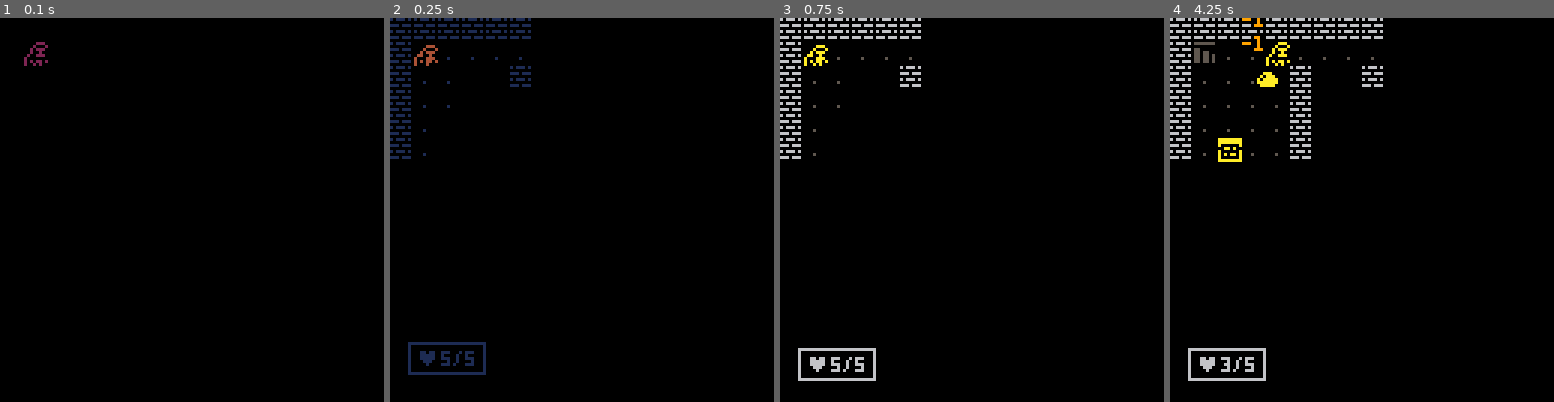
Above: before the commit, frames 1-4 (left to right).
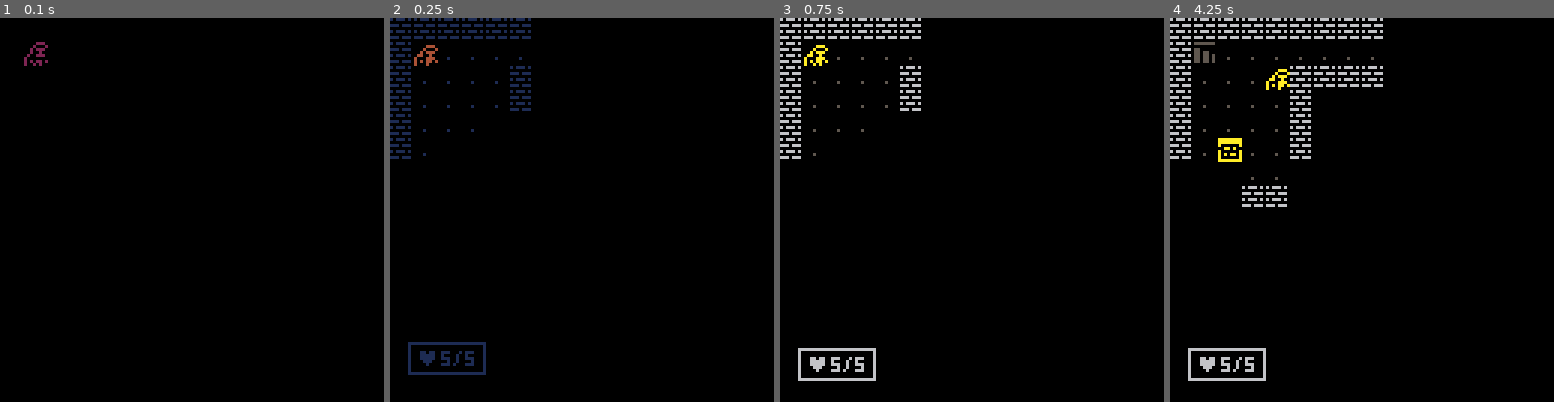
Above: after the commit, the same moments.

Repository: salty-max/pico-8
Game: PICO-8 cartridge carts/rouge/rouge.p8
Two runs of this game, one before a commit and one after it. Both use one fixed random seed, a clock stepped at 60 frames per second and the inputs below.
Inputs:
- Up to frame 1 (0.1 s): no input
- Up to frame 2 (0.25 s): no input
- Up to frame 3 (0.75 s): tap X (X key) at 0.33 s; tap O (Z key) at 0.7 s
- Up to frame 4 (4.25 s): tap X (X key) at 1.07, 1.85, 2.97, 4.08 s; hold Right 1.6-2.1 s; tap O (Z key) every 0.4 s from 1.7 to 4.1 s; hold Up 2.15-2.42 s; hold Right 2.47-3.03 s; hold Left 3.08-3.58 s; hold Down 3.63-3.97 s; hold Right from 4.02 s (still down)

Frame 1 is identical in both runs. In frame 2, 0.2% of the frame differs, in the area x 14-37%, y 16-30%; in frame 3, 0.2%; in frame 4, 1.1%, in the area x 13-50%, y 0-91%.

Commit message:
rouge: fixes los

Diff:
--- a/carts/rouge/rouge.p8
+++ b/carts/rouge/rouge.p8
@@ -146,12 +146,12 @@
 __map__
 0202020202020202020202020202020200000000000000000000000000000000000000000000000000000000000000000000000000000000000000000000000000000000000000000000000000000000000000000000000000000000000000000000000000000000000000000000000000000000000000000000000000000000
 020f0101010101010101020101010e0200000000000000000000000000000000000000000000000000000000000000000000000000000000000000000000000000000000000000000000000000000000000000000000000000000000000000000000000000000000000000000000000000000000000000000000000000000000
-02010101010201010201020d0202020200000000000000000000000000000000000000000000000000000000000000000000000000000000000000000000000000000000000000000000000000000000000000000000000000000000000000000000000000000000000000000000000000000000000000000000000000000000
-020101c0010201c0010102010101010200000000000000000000000000000000000000000000000000000000000000000000000000000000000000000000000000000000000000000000000000000000000000000000000000000000000000000000000000000000000000000000000000000000000000000000000000000000
-02010101010201010101020202020d0200000000000000000000000000000000000000000000000000000000000000000000000000000000000000000000000000000000000000000000000000000000000000000000000000000000000000000000000000000000000000000000000000000000000000000000000000000000
-0201060101020202020202020101010200000000000000000000000000000000000000000000000000000000000000000000000000000000000000000000000000000000000000000000000000000000000000000000000000000000000000000000000000000000000000000000000000000000000000000000000000000000
-020101010101010801c001020101010200000000000000000000000000000000000000000000000000000000000000000000000000000000000000000000000000000000000000000000000000000000000000000000000000000000000000000000000000000000000000000000000000000000000000000000000000000000
-02020d020202020202020d020101010200000000000000000000000000000000000000000000000000000000000000000000000000000000000000000000000000000000000000000000000000000000000000000000000000000000000000000000000000000000000000000000000000000000000000000000000000000000
+0201010101020202020102010202020200000000000000000000000000000000000000000000000000000000000000000000000000000000000000000000000000000000000000000000000000000000000000000000000000000000000000000000000000000000000000000000000000000000000000000000000000000000
+02010101010201c0010102010101010200000000000000000000000000000000000000000000000000000000000000000000000000000000000000000000000000000000000000000000000000000000000000000000000000000000000000000000000000000000000000000000000000000000000000000000000000000000
+0201010101020101010102020202010200000000000000000000000000000000000000000000000000000000000000000000000000000000000000000000000000000000000000000000000000000000000000000000000000000000000000000000000000000000000000000000000000000000000000000000000000000000
+0201060101020202020202020202010200000000000000000000000000000000000000000000000000000000000000000000000000000000000000000000000000000000000000000000000000000000000000000000000000000000000000000000000000000000000000000000000000000000000000000000000000000000
+020101010101010801c001010101010200000000000000000000000000000000000000000000000000000000000000000000000000000000000000000000000000000000000000000000000000000000000000000000000000000000000000000000000000000000000000000000000000000000000000000000000000000000
+02020d0202020202020202020102020200000000000000000000000000000000000000000000000000000000000000000000000000000000000000000000000000000000000000000000000000000000000000000000000000000000000000000000000000000000000000000000000000000000000000000000000000000000
 010101010d010102010101020d02020200000000000000000000000000000000000000000000000000000000000000000000000000000000000000000000000000000000000000000000000000000000000000000000000000000000000000000000000000000000000000000000000000000000000000000000000000000000
 0101010102020101010202020101080200000000000000000000000000000000000000000000000000000000000000000000000000000000000000000000000000000000000000000000000000000000000000000000000000000000000000000000000000000000000000000000000000000000000000000000000000000000
 010101010202020d020202020101010200000000000000000000000000000000000000000000000000000000000000000000000000000000000000000000000000000000000000000000000000000000000000000000000000000000000000000000000000000000000000000000000000000000000000000000000000000000
--- a/carts/rouge/src/mobs.lua
+++ b/carts/rouge/src/mobs.lua
@@ -193,9 +193,9 @@
 
   while (x1 == x2 and y1 == y2) == false do
     if not frst and not is_walkable(x1, y1, "sight") then return false end
-    frst, e2 = false, err + err
+    e2, frst = err + err, false
     if e2 > -dy then
-      err += dy
+      err -= dy
       x1 += sx
     end
     if e2 < dx then
--- a/carts/rouge/src/player.lua
+++ b/carts/rouge/src/player.lua
@@ -62,10 +62,10 @@
 end
 
 function unfog()
+  local px, py = player.x, player.y
   for x = 0, 15 do
     for y = 0, 15 do
-      local pt = { x = x, y = y }
-      if fog[x][y] == 1 and can_see(player, pt) then
+      if fog[x][y] == 1 and dist(px, py, x, y) <= player.los and los(px, py, x, y) then
         unfog_tile(x, y)
       end
     end
